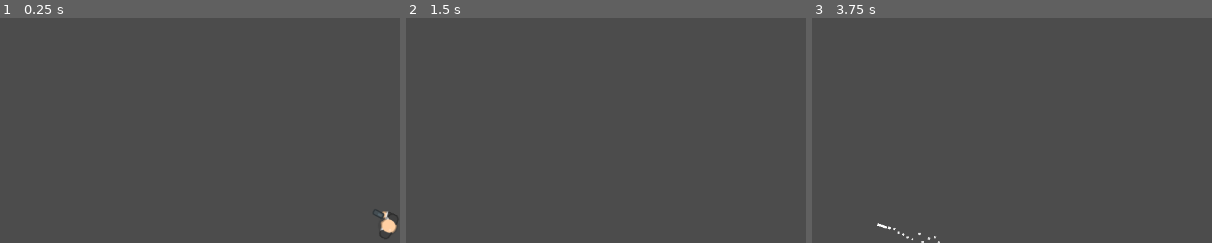
Above: before the commit, frames 1-3 (left to right).
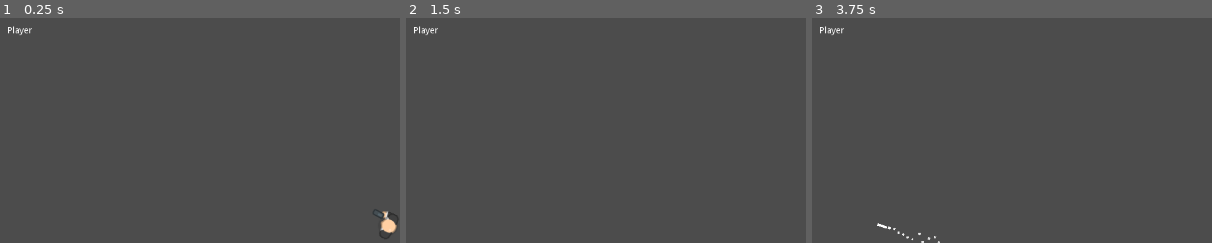
Above: after the commit, the same moments.

Repository: Talamander/bullet-time-fighting
Game: Godot game, scene res://World/Arena.tscn
Same seed, same stepped clock (60 frames per second), same inputs: the game is played once before the commit and once after it. This scene is started directly instead of the project's main scene.
Inputs (mouse positions are % of the whole screen's width and height, from its top left):
- Up to frame 1 (0.25 s): no input
- Up to frame 2 (1.5 s): tap Enter at 0.5 s; move the mouse to (72, 45) at 0.52 s; hold Right (ui_right) 0.53-1.28 s; tap Ctrl (bullet_time) at 0.6 s; move the mouse to (30, 55) at 1.27 s; hold Down (ui_down) from 1.28 s (still down); click (30, 55) at 1.35 s
- Up to frame 3 (3.75 s): move the mouse to (60, 28) at 2.02 s; release Down (ui_down) at 2.03 s; hold Right (ui_right) 2.03-2.78 s; tap Ctrl (bullet_time) at 2.1, 3.6 s; tap Space at 2.75 s; move the mouse to (45, 70) at 2.77 s; hold Up (ui_up) 2.78-3.53 s; click (45, 70) at 2.85 s; move the mouse to (80, 65) at 3.52 s; hold Left (ui_left) from 3.53 s (still down)
The pictures show only the part of the screen within x 1-51%, y 1-51%; the shares and areas given below are measured in that part.

The runs differ from the first frame. In frame 1, 0.1% of the frame differs, in the area x 2-8%, y 3-8%; in frame 2, 0.1%; in frame 3, 0.1%.

Commit message:
Player list

Diff:
--- a/Menu/MainMenu.gd
+++ b/Menu/MainMenu.gd
@@ -8,6 +8,9 @@
 
 
 func _on_btCreate_pressed():
+	# Properly set the local player information
+	set_player_info()
+
 	# Gather values from the GUI and fill the network.server_info dictionary
 	if (!$VBoxContainer/PanelHost/txtServerName.text.empty()):
 		Network.server_info.name = $VBoxContainer/PanelHost/txtServerName.text
@@ -18,6 +21,9 @@
 	Network.create_server()
 
 func _on_btJoin_pressed():
+	# Properly set the local player information
+	set_player_info()
+
 	var port = int($VBoxContainer/PanelJoin/txtJoinPort.text)
 	var ip = $VBoxContainer/PanelJoin/txtJoinIP.text
 	Network.join_server(ip, port)
@@ -28,3 +34,7 @@
 
 func _on_join_fail():
 	print("Failed to join server")
+
+func set_player_info():
+	if (!$VBoxContainer/PanelPlayer/txtPlayerName.text.empty()):
+		Global.player_info.name = $VBoxContainer/PanelPlayer/txtPlayerName.text
--- /dev/null
+++ b/World/Arena.gd
@@ -0,0 +1,20 @@
+extends Node2D
+
+func _ready():
+	# Connect event handler to the player_list_changed signal
+	Network.connect("player_list_changed", self, "_on_player_list_changed")
+
+	# Update the lblLocalPlayer label widget to display the local player name
+	$HUD/PanelPlayerList/lblLocalPlayer.text = Global.player_info.name
+
+func _on_player_list_changed():
+	# First remove all children from the boxList widget
+	for c in $HUD/PanelPlayerList/boxList.get_children():
+		c.queue_free()
+
+	# Now iterate through the player list creating a new entry into the boxList
+	for p in Network.players:
+		if (p != Global.player_info.net_id):
+			var nlabel = Label.new()
+			nlabel.text = Network.players[p].name
+			$HUD/PanelPlayerList/boxList.add_child(nlabel)
--- a/World/Arena.tscn
+++ b/World/Arena.tscn
@@ -1,10 +1,41 @@
-[gd_scene load_steps=2 format=2]
+[gd_scene load_steps=3 format=2]
 
 [ext_resource path="res://Player/Player.tscn" type="PackedScene" id=1]
+[ext_resource path="res://World/Arena.gd" type="Script" id=2]
 
 [node name="Arena" type="Node2D"]
+script = ExtResource( 2 )
 
 [node name="Player" parent="." instance=ExtResource( 1 )]
 position = Vector2( 621.471, 335.01 )
 
+[node name="HUD" type="CanvasLayer" parent="."]
+
+[node name="PanelPlayerList" type="Panel" parent="HUD"]
+self_modulate = Color( 1, 1, 1, 0 )
+margin_left = 20.0
+margin_top = 20.0
+margin_right = 257.0
+margin_bottom = 152.0
+__meta__ = {
+"_edit_use_anchors_": false
+}
+
+[node name="lblLocalPlayer" type="Label" parent="HUD/PanelPlayerList"]
+margin_right = 40.0
+margin_bottom = 14.0
+text = "LocalPlayerName"
+__meta__ = {
+"_edit_use_anchors_": false
+}
+
+[node name="boxList" type="VBoxContainer" parent="HUD/PanelPlayerList"]
+margin_left = 2.0
+margin_top = 17.0
+margin_right = 109.0
+margin_bottom = 118.0
+__meta__ = {
+"_edit_use_anchors_": false
+}
+
 [editable path="Player"]
